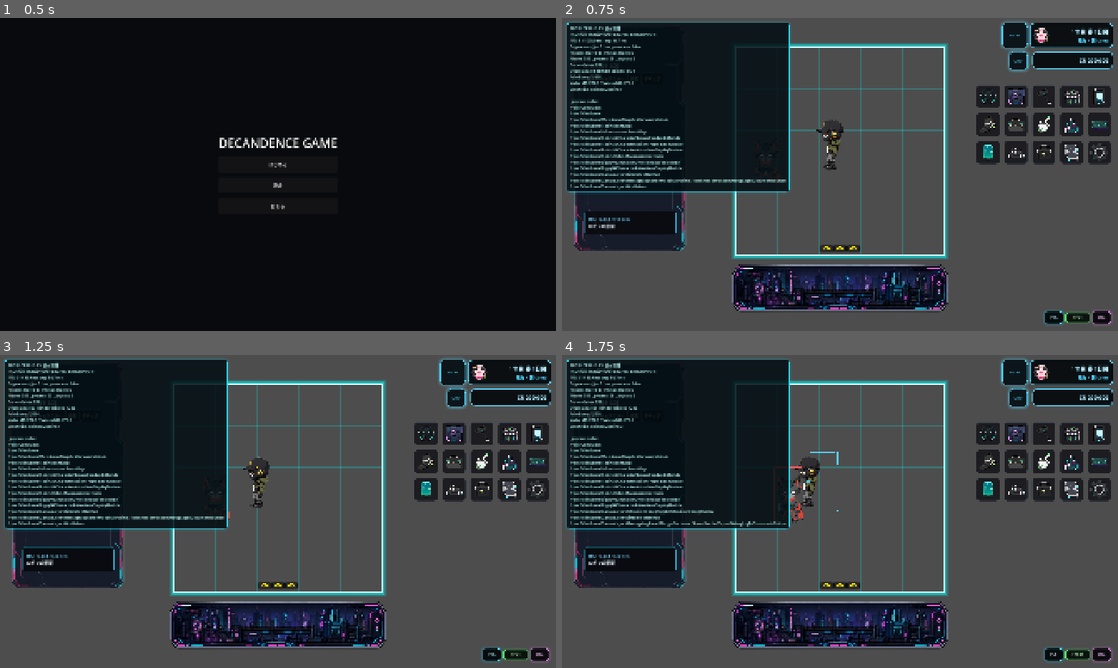
Above: before the commit, frames 1-4 (two rows, left to right).
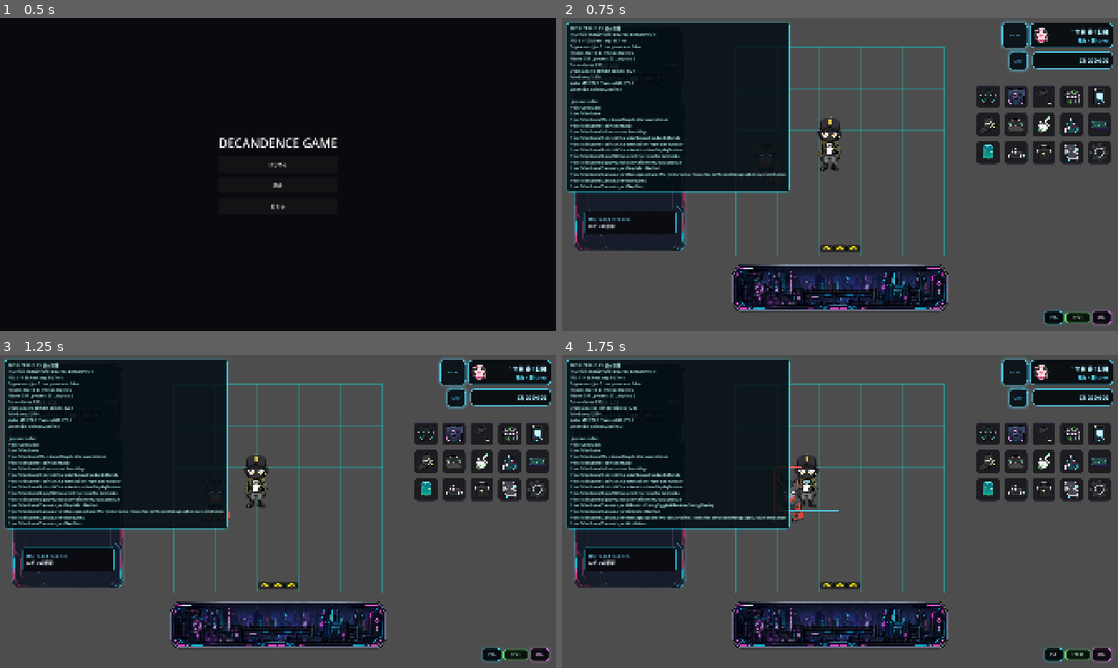
Above: after the commit, the same moments.

Repository: grimoire1089-coder/optimistic
Game: Godot game, scene res://Scenes/Boot/TitleScene.tscn
The game is run twice, just before and just after one commit, with the same random seed, the same clock (stepped at 60 frames per second) and the same inputs. Sound files missing from this copy of the repository are replaced by a short silence.
Inputs:
- Up to frame 1 (0.5 s): no input
- Up to frame 2 (0.75 s): click "はじめる" at 0.5 s
- Up to frame 3 (1.25 s): no input
- Up to frame 4 (1.75 s): click "POS" at 1.25 s

Frame 1 is identical in both runs. In frame 2, 3.0% of the frame differs, in the area x 5-70%, y 8-78%; in frame 3, 3.1%; in frame 4, 3.1%, in the area x 6-70%, y 8-78%.
Error after the commit: Attempt to call function 'setup' in base 'null instance' on a null instance. (res://Scripts/Characters/Robin/RobinWanderActor.gd:68)

Commit message:
Point Robin scene behaviors at AI inventory path

Diff:
--- a/Scenes/Characters/Robin/RobinWanderActor.tscn
+++ b/Scenes/Characters/Robin/RobinWanderActor.tscn
@@ -86,7 +86,7 @@
 script = ExtResource("9_hydrate_behavior")
 needs_module_path = NodePath("../AICharacterNeedsBundle/CharacterNeedsModule")
 need_planner_path = NodePath("../AICharacterNeedsBundle/NeedDrivenAIPlanner")
-inventory_module_path = NodePath("../RobinInventoryModule")
+inventory_module_path = NodePath("../AICharacterInventoryModule")
 furniture_root_path = NodePath("../../RobinRoomMap/FurnitureRoot")
 furniture_placement_module_path = NodePath("../../FurniturePlacementModule")
 room_map_path = NodePath("../../RobinRoomMap")
@@ -150,7 +150,7 @@
 
 [node name="AICharacterCraftBehaviorModule" type="Node" parent="." groups=["ai_movement_behavior"]]
 script = ExtResource("13_craft_behavior")
-inventory_module_path = NodePath("../RobinInventoryModule")
+inventory_module_path = NodePath("../AICharacterInventoryModule")
 furniture_root_path = NodePath("../../RobinRoomMap/FurnitureRoot")
 furniture_placement_module_path = NodePath("../../FurniturePlacementModule")
 room_map_path = NodePath("../../RobinRoomMap")
@@ -198,23 +198,3 @@
 script = ExtResource("11_action_item_display")
 hydrate_behavior_path = NodePath("../AICharacterHydrateBehaviorModule")
 craft_behavior_path = NodePath("../AICharacterCraftBehaviorModule")
-read_book_behavior_path = NodePath("../AICharacterReadBookBehaviorModule")
-item_center_offset = Vector2(0, -18)
-item_display_size = Vector2(70, 70)
-
-[node name="RobinWalkSpriteAnimator" type="Node" parent="."]
-script = ExtResource("4_animator")
-sprite_path = NodePath("../Sprite2D")
-frames_per_second = 5.0
-moving_bob_amount = 2.0
-moving_rotation_degrees = 0.8
-moving_scale_amount = 0.008
-fit_fallback_visible_frame_size = Vector2(202, 420)
-
-[node name="RobinMovementAreaFrame" type="Control" parent="."]
-script = ExtResource("5_movement_area_frame")
-actor_path = NodePath("..")
-raw_modulate_color = Color(1, 2.8, 2.8, 1)
-outer_glow_width = 24.0
-middle_glow_width = 12.0
-core_line_width = 4.0
